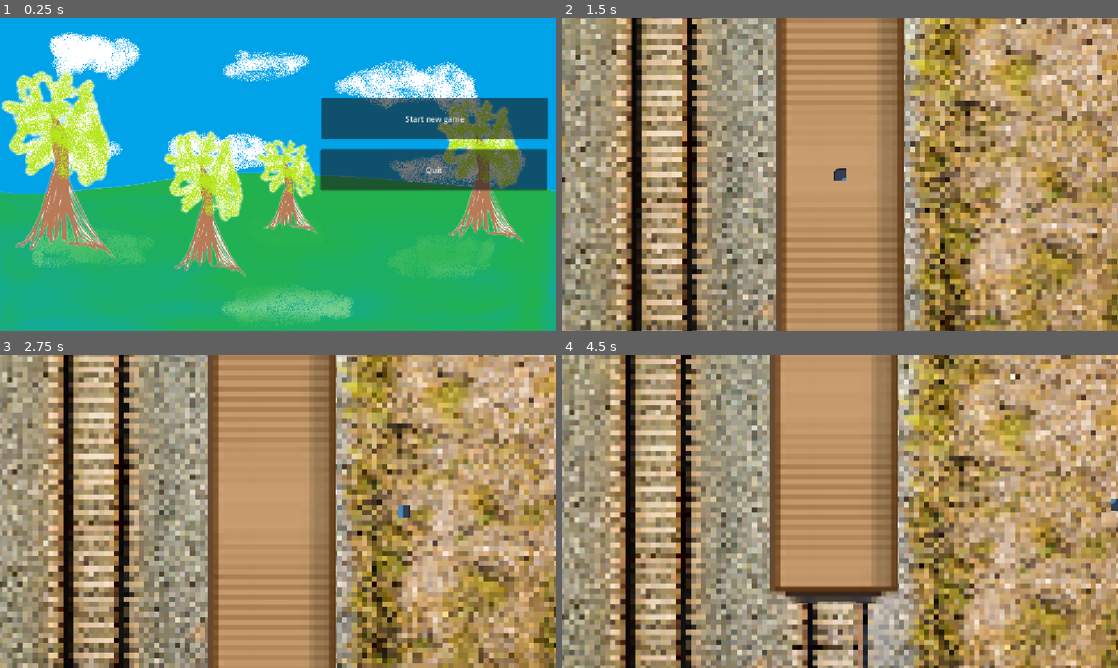
Above: before the commit, frames 1-4 (two rows, left to right).
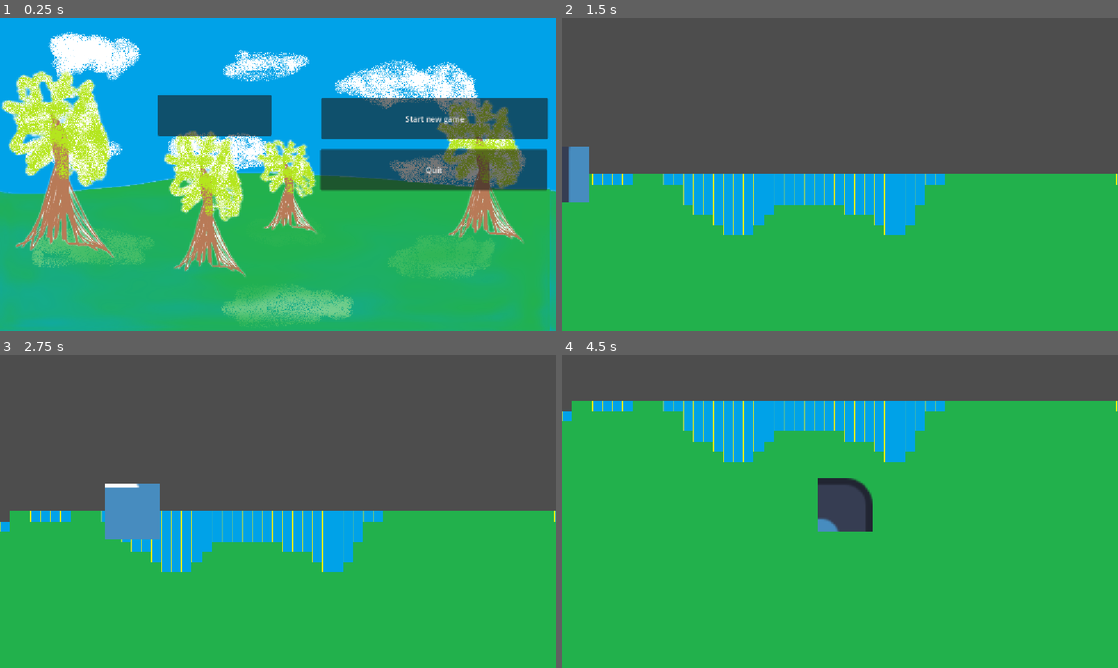
Above: after the commit, the same moments.

Repository: FallenKing12/Trainwreck
Game: Godot game, scene res://menu/menu.tscn
Same seed, same stepped clock (60 frames per second), same inputs: the game is played once before the commit and once after it. The engine's default icon, where the game draws it, is replaced by a stand-in: a white triangle on a blue panel in a dark square.
Inputs (mouse positions are in pixels of both pictures, inside the frame that each line leads up to):
- Up to frame 1 (0.25 s): no input
- Up to frame 2 (1.5 s): click (778, 115) at 0.52 s; click (995, 118) at 1.25 s, where only the run before the commit has a clickable "Start new game"
- Up to frame 3 (2.75 s): hold Right (ui_right) from 2.03 s (still down)
- Up to frame 4 (4.5 s): release Right (ui_right) at 2.78 s; hold Down (ui_down) 2.78-3.53 s; hold Right (ui_right) 3.53-4.28 s; hold Up (ui_up) from 4.28 s (still down)

The runs differ from the first frame. In frame 1, 2.7% of the frame differs, in the area x 28-49%, y 24-38%; in frame 2, 100%; in frame 3, 100%; in frame 4, 100%, in the area x 0-100%, y 0-100%.

Commit message:
added test procedural generation

Diff:
--- a/menu/menu.gd
+++ b/menu/menu.gd
@@ -15,6 +15,8 @@
 func _on_start_button_pressed() -> void:
 	get_tree().change_scene_to_file("res://game/game.tscn")
 
+func _on_test_button_pressed() -> void:
+	get_tree().change_scene_to_file("res://scenes/test_scene/proc_gen_world.tscn")
 
 func _on_quit_button_pressed() -> void:
 	get_tree().quit(0)
--- a/menu/menu.tscn
+++ b/menu/menu.tscn
@@ -1,35 +1,35 @@
-[gd_scene format=3 uid="uid://dg03widqact3g"]
+[gd_scene load_steps=5 format=3 uid="uid://dg03widqact3g"]
 
 [ext_resource type="Texture2D" uid="uid://crcmy6mtnb7qm" path="res://menu/bg1.png" id="1_6nwqt"]
 [ext_resource type="Script" uid="uid://b2owfil6webgc" path="res://menu/menu.gd" id="1_pbjm4"]
 [ext_resource type="Texture2D" uid="uid://v5fwgr5cwe8y" path="res://menu/bg2.png" id="2_pbjm4"]
 [ext_resource type="Texture2D" uid="uid://dtw3hdfbpwbeb" path="res://menu/bg3.png" id="3_svuvw"]
 
-[node name="menu" type="Node2D" unique_id=1151087477]
+[node name="menu" type="Node2D"]
 script = ExtResource("1_pbjm4")
 
-[node name="Sky" type="Parallax2D" parent="." unique_id=2099646483]
+[node name="Sky" type="Parallax2D" parent="."]
 repeat_size = Vector2(1152, 648)
 
-[node name="bg1" type="Sprite2D" parent="Sky" unique_id=309641966]
+[node name="bg1" type="Sprite2D" parent="Sky"]
 position = Vector2(576, 324)
 texture = ExtResource("1_6nwqt")
 
-[node name="Ground" type="Parallax2D" parent="." unique_id=1266830900]
+[node name="Ground" type="Parallax2D" parent="."]
 repeat_size = Vector2(1152, 0)
 
-[node name="bg2" type="Sprite2D" parent="Ground" unique_id=43440234]
+[node name="bg2" type="Sprite2D" parent="Ground"]
 position = Vector2(576, 324)
 texture = ExtResource("2_pbjm4")
 
-[node name="Trees" type="Parallax2D" parent="." unique_id=2144932155]
+[node name="Trees" type="Parallax2D" parent="."]
 repeat_size = Vector2(1152, 0)
 
-[node name="bg3" type="Sprite2D" parent="Trees" unique_id=75018703]
+[node name="bg3" type="Sprite2D" parent="Trees"]
 position = Vector2(576, 324)
 texture = ExtResource("3_svuvw")
 
-[node name="Start_button" type="Button" parent="." unique_id=361892946]
+[node name="Start_button" type="Button" parent="."]
 offset_left = 666.0
 offset_top = 166.0
 offset_right = 1136.0
@@ -37,7 +37,7 @@
 text = "Start new game
 "
 
-[node name="Quit_button" type="Button" parent="." unique_id=1886044069]
+[node name="Quit_button" type="Button" parent="."]
 offset_left = 664.0
 offset_top = 272.0
 offset_right = 1134.0
@@ -45,5 +45,12 @@
 text = "Quit
 "
 
+[node name="test_button" type="Button" parent="."]
+offset_left = 327.0
+offset_top = 159.0
+offset_right = 563.0
+offset_bottom = 244.0
+
 [connection signal="pressed" from="Start_button" to="." method="_on_start_button_pressed"]
 [connection signal="pressed" from="Quit_button" to="." method="_on_quit_button_pressed"]
+[connection signal="pressed" from="test_button" to="." method="_on_test_button_pressed"]
--- a/project.godot
+++ b/project.godot
@@ -12,7 +12,7 @@
 
 config/name="Trainwreck"
 run/main_scene="uid://dg03widqact3g"
-config/features=PackedStringArray("4.6", "Forward Plus")
+config/features=PackedStringArray("4.5", "Forward Plus")
 config/icon="res://icon.svg"
 
 [display]
--- /dev/null
+++ b/scenes/test_scene/proc_gen_world.gd
@@ -0,0 +1,33 @@
+extends Node2D
+
+#noise for procedural generation
+@export var noise_texture : NoiseTexture2D
+var noise : Noise
+
+#map size
+var width : int = 100
+var height : int = 100
+
+#vars for tile placing
+var source_id = 0
+var water_atlas = Vector2i(2,0)
+var land_atlas = Vector2i(0,0)
+
+@onready var tilemap: TileMapLayer = $Layer0
+
+func _ready():
+	noise = noise_texture.noise
+	generate_world()
+
+
+func generate_world():
+	for x in range(width):
+		for y in range(height):
+			var noise_val = noise.get_noise_2d(x,y)
+			if noise_val > 0.0:
+				#place ground
+				tilemap.set_cell(Vector2i(x,y), source_id, land_atlas)
+			elif noise_val < 0.0:
+				#place ground
+				tilemap.set_cell(Vector2i(x,y), source_id, water_atlas)
+				pass
--- /dev/null
+++ b/scenes/test_scene/proc_gen_world.tscn
@@ -0,0 +1,39 @@
+[gd_scene load_steps=9 format=3 uid="uid://cjoigg1kruiks"]
+
+[ext_resource type="Texture2D" uid="uid://bhgjvm447tvwq" path="res://assets/tilesets/tileset.png" id="1_1hyqy"]
+[ext_resource type="Script" uid="uid://bocwexjby225n" path="res://scenes/test_scene/proc_gen_world.gd" id="1_3f77q"]
+[ext_resource type="PackedScene" uid="uid://bisvjybu7awwd" path="res://player/player.tscn" id="2_3f77q"]
+
+[sub_resource type="Gradient" id="Gradient_ajqnh"]
+interpolation_mode = 1
+offsets = PackedFloat32Array(0, 0.17991632, 0.34309626)
+colors = PackedColorArray(0, 0.77254903, 1, 1, 1, 0.7529412, 0, 1, 0, 0.40784314, 0, 1)
+
+[sub_resource type="FastNoiseLite" id="FastNoiseLite_or4qw"]
+noise_type = 0
+frequency = 0.0078
+
+[sub_resource type="NoiseTexture2D" id="NoiseTexture2D_2jbus"]
+noise = SubResource("FastNoiseLite_or4qw")
+color_ramp = SubResource("Gradient_ajqnh")
+
+[sub_resource type="TileSetAtlasSource" id="TileSetAtlasSource_tt8em"]
+resource_name = "tileset1"
+texture = ExtResource("1_1hyqy")
+0:0/0 = 0
+1:0/0 = 0
+2:0/0 = 0
+3:0/0 = 0
+
+[sub_resource type="TileSet" id="TileSet_ybixb"]
+sources/0 = SubResource("TileSetAtlasSource_tt8em")
+
+[node name="proc_gen_world" type="Node2D"]
+script = ExtResource("1_3f77q")
+noise_texture = SubResource("NoiseTexture2D_2jbus")
+
+[node name="Layer0" type="TileMapLayer" parent="."]
+use_parent_material = true
+tile_set = SubResource("TileSet_ybixb")
+
+[node name="CharacterBody2D" parent="." instance=ExtResource("2_3f77q")]
Binary file added: assets/tilesets/tileset.png
